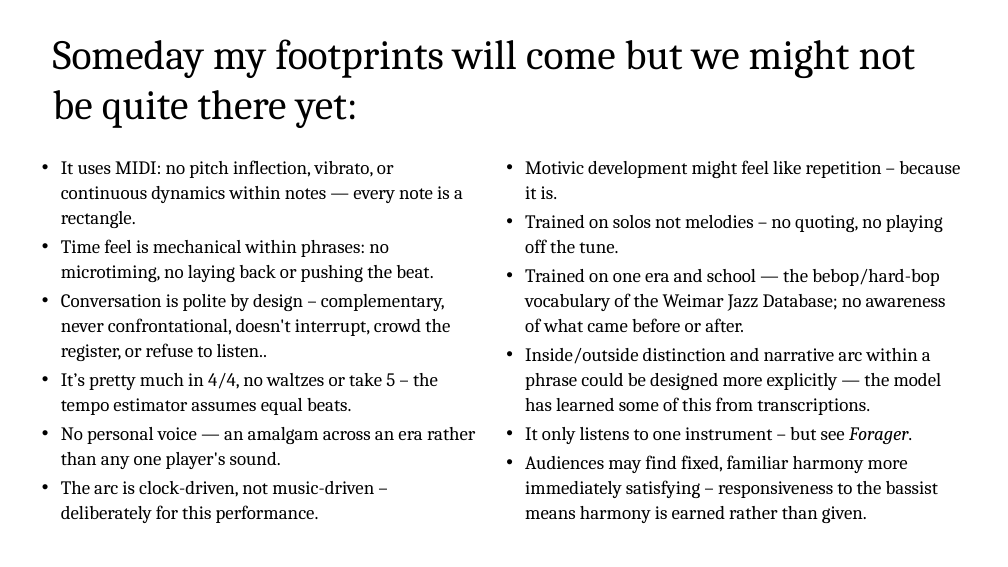
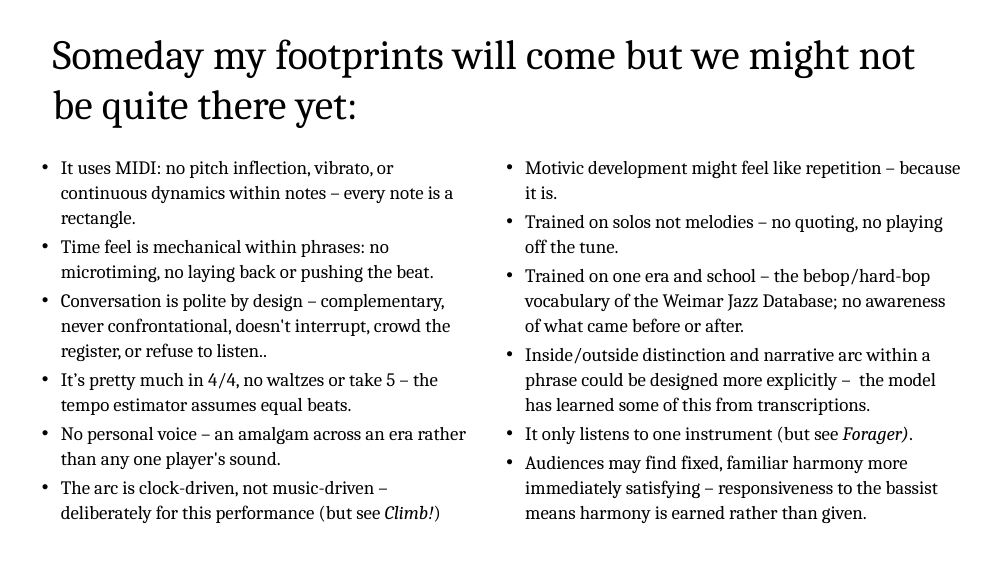
Before and after one commit to davidderoure/wolfson, a slide deck: slide 12 of docs/wolfson.pptx (slide 11 before the commit). Drawn at 1008x567 pixels with LibreOffice and Linux fonts; fonts in the diff are those of the drawing. Boxes give left, top, right and bottom in pixels: in the first picture for what was removed or moved away, otherwise in the second. Text is boxed around its words. In the diff, an @@ line names an element or a change of style, - is before the commit and + after.

```diff
--- a/docs/wolfson.pptx
+++ b/docs/wolfson.pptx
@@ text at (61, 160, 454, 228): text changed @@
-• It uses MIDI: no pitch inflection, vibrato, or continuous dynamics within notes — every note is a rectangle.
+• It uses MIDI: no pitch inflection, vibrato, or continuous dynamics within notes – every note is a rectangle.
@@ text at (525, 269, 946, 444): text changed @@
-• Trained on one era and school — the bebop/hard-bop vocabulary of the Weimar Jazz Database; no awareness of what came before or after.
-• Inside/outside distinction and narrative arc within a phrase could be designed more explicitly — the model has learned some of this from transcriptions.
-• It only listens to one instrument – but see Forager.
+• Trained on one era and school – the bebop/hard-bop vocabulary of the Weimar Jazz Database; no awareness of what came before or after.
+• Inside/outside distinction and narrative arc within a phrase could be designed more explicitly – the model has learned some of this from transcriptions.
+• It only listens to one instrument (but see Forager).
@@ text at (61, 427, 466, 523): text changed @@
-• No personal voice — an amalgam across an era rather than any one player's sound.
-• The arc is clock-driven, not music-driven – deliberately for this performance.
+• No personal voice – an amalgam across an era rather than any one player's sound.
+• The arc is clock-driven, not music-driven – deliberately for this performance (but see Climb!)
```
Also in this commit, not shown: 2 other slides changed, 2 slides added, 5 other files.
